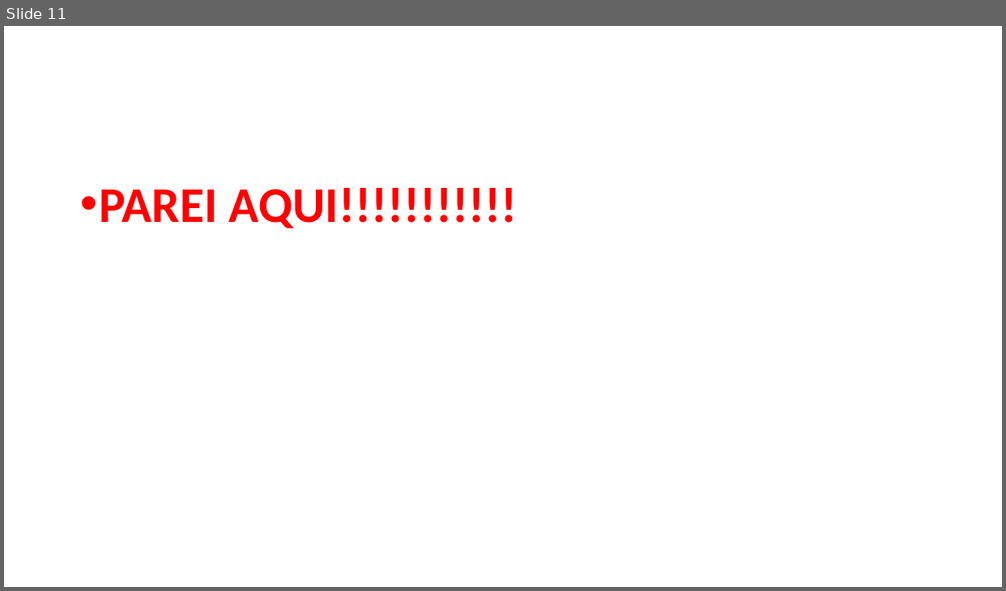
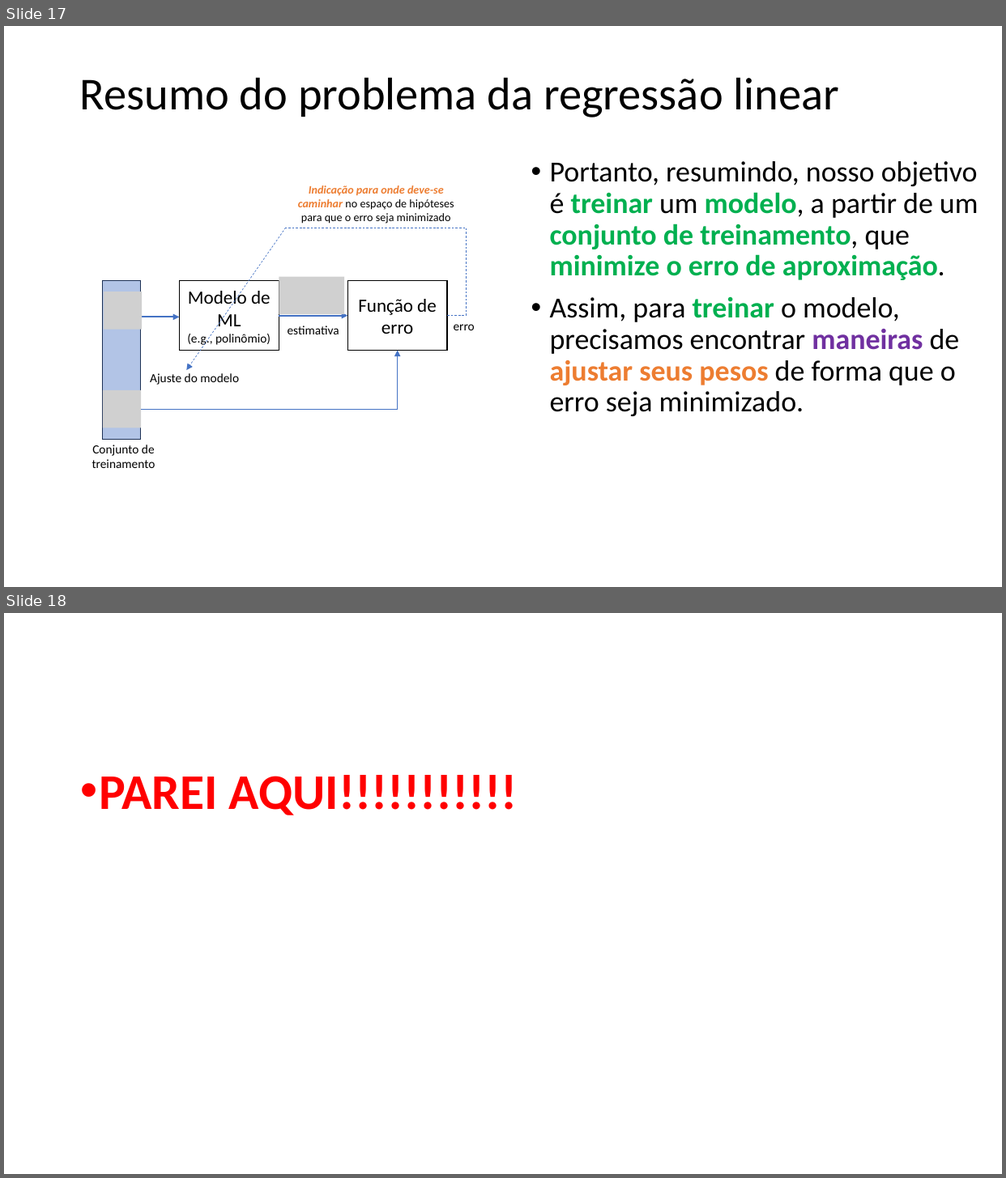
Before and after one commit to zz4fap/c24_inteligencia_artificial, a slide deck: slides/C24_Regressão.pptx. Shown one above the other, each under a label of ours: slide 11 before the commit, slides 17 and 18 after it. The pictures are 1006x591 and 1006x1178 pixels, drawn with LibreOffice and Linux fonts; fonts in the diff are those of the drawing; grey boxes stand for pictures. Boxes give left, top, right and bottom in pixels: in the first picture for what was removed or moved away, otherwise in the second. Text is boxed around its words. In the diff, an @@ line names an element or a change of style, - is before the commit and + after.

Commit message:
update of slides

```diff
--- a/slides/C24_Regressão.pptx
+++ b/slides/C24_Regressão.pptx
@@ slide 17 added at (4, 26, 1002, 587), background #FFFFFF @@
@@ title added at (80, 77, 839, 118), 44 pt, text #000000 @@
+Resumo do problema da regressão linear
@@ text added at (550, 161, 978, 416), 28 pt, text #000000 @@
+• Portanto, resumindo, nosso objetivo é treinar um modelo, a partir de um conjunto de treinamento, que minimize o erro de aproximação.
+• Assim, para treinar o modelo, precisamos encontrar maneiras de ajustar seus pesos de forma que o erro seja minimizado.
@@ group added at (92, 186, 475, 468): 5 texts, 3 rectangles, 3 arrows, 3 pictures, 1 elbow arrow, 1 elbow line @@
+Modelo de ML
+(e.g., polinômio)
+Função de erro
+Ajuste do modelo
+Conjunto de treinamento
+estimativa
+erro
+Indicação para onde deve-se caminhar no espaço de hipóteses para que o erro seja minimizado
@@ what was slide 11 is now slide 18 @@
```
Also in this commit, not shown: 1 slide changed, 6 other slides added, 1 slide removed.
